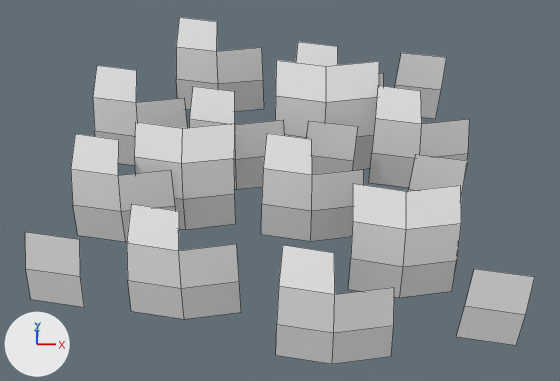
The Blender file scenes/levels/assets/grass/src/grass_2.blend, before and after one commit.
One viewpoint serves both versions: a camera (50 mm lens) standing at (0.13, -2.45, 2.69) and looking at (0.08, -0.02, 0.12). The axes (+X, +Y, +Z) are drawn at lower left. The lights are the same throughout. Mesh edges are drawn as thin lines.

The older version as bpy lines, for what is in view:
```python
me_grass2mesh = bpy.data.meshes.new('Grass2Mesh')
me_grass2mesh.from_pydata(...)  # 176 vertices, 78 faces; spans x -0.97..1.07, y -0.83..0.93, z -0.05..0.41
me_grass2mesh.materials.append(mat_grass)  # its picture is missing
ob_grass2mesh = bpy.data.objects.new('Grass2Mesh', me_grass2mesh)
ob_grass2mesh.location = (0.0, 0.0, 0.0)
```
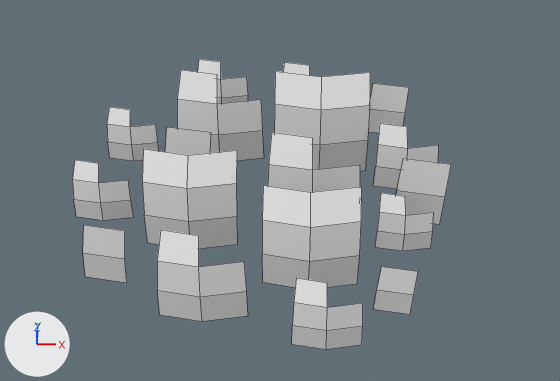
Changed parts and their boxes [x1, y1, x2, y2] in the pictures (560 x 381 px; the box of a moved part takes in the faces that stretch with it):
'Grass2Mesh', reshaped (26% narrower, 16% shorter): before [25, 17, 535, 364]; after [72, 59, 451, 349]
part 1 of me_grass2mesh, moved or reshaped: before [189, 86, 284, 189]; after [177, 70, 264, 161]
part 2 of me_grass2mesh, moved or reshaped: before [93, 65, 187, 165]; after [107, 107, 159, 161]
part 3 of me_grass2mesh, moved or reshaped: before [275, 60, 379, 170]; after [274, 71, 370, 171]
part 4 of me_grass2mesh, moved or reshaped: before [296, 42, 384, 86]; after [283, 62, 310, 75]
part 5 of me_grass2mesh, moved or reshaped: before [176, 17, 264, 111]; after [198, 59, 248, 104]
part 6 of me_grass2mesh, moved or reshaped: before [276, 245, 394, 364]; after [292, 278, 363, 349]
part 7 of me_grass2mesh, moved or reshaped: before [127, 204, 241, 319]; after [157, 230, 248, 321]
part 8 of me_grass2mesh, moved or reshaped (not visible before): after [375, 193, 434, 251]
part 9 of me_grass2mesh, moved or reshaped: before [71, 134, 176, 242]; after [72, 160, 133, 220]
part 10 of me_grass2mesh, moved or reshaped: before [369, 85, 470, 188]; after [373, 123, 439, 189]
part 11 of me_grass2mesh, moved or reshaped: before [261, 133, 364, 241]; after [268, 132, 360, 192]
part 12 of me_grass2mesh, moved or reshaped: before [306, 121, 358, 175]; after [165, 127, 211, 155]
part 13 of me_grass2mesh, moved or reshaped: before [395, 53, 447, 119]; after [369, 83, 409, 133]
part 14 of me_grass2mesh, moved or reshaped: before [408, 155, 468, 196]; after [396, 158, 451, 224]
part 15 of me_grass2mesh, moved or reshaped: before [456, 269, 535, 345]; after [373, 267, 418, 314]
part 16 of me_grass2mesh, moved or reshaped: before [25, 232, 84, 307]; after [83, 225, 127, 283]
part 17 of me_grass2mesh, moved or reshaped: before [134, 122, 236, 230]; after [142, 149, 238, 249]
part 18 of me_grass2mesh, moved or reshaped: before [349, 184, 461, 298]; after [262, 185, 362, 287]

Diff of the bpy script that builds the scene:
```diff
--- a/scenes/levels/assets/grass/src/grass_2.blend.py
+++ b/scenes/levels/assets/grass/src/grass_2.blend.py
@@ me_grass2mesh @@
 me_grass2mesh.from_pydata(...)  # 176 vertices, 78 faces; spans x -0.97..1.07, y -0.83..0.93, z -0.05..0.41
+# me_grass2mesh part 1: the loose piece of 11 vertices spanning x -0.36..0.1, y 0.11..0.37, z -0.02..0.39 is scaled about its middle by 0.922, then moved by (-0.09, 0.17, -0.01)
+# me_grass2mesh part 2: the loose piece of 11 vertices spanning x -0.83..-0.37, y 0.26..0.52, z -0.02..0.39 is scaled about its middle by 0.546, then moved by (-0.05, -0.02, -0.09)
+# me_grass2mesh part 3: the loose piece of 12 vertices spanning x 0.05..0.54, y 0.25..0.55, z -0.05..0.41 is scaled about the mesh origin by 0.922
+# me_grass2mesh part 4: the loose piece of 11 vertices spanning x 0.13..0.59, y 0.46..0.73, z -0.02..0.39 is scaled about its middle by 0.666, then moved by (-0.14, 0.06, -0.07)
+# me_grass2mesh part 5: the loose piece of 11 vertices spanning x -0.48..-0.02, y 0.66..0.93, z -0.02..0.39 is scaled about its middle by 0.59, then moved by (0.01, -0.07, -0.08)
+# me_grass2mesh part 6: the loose piece of 11 vertices spanning x 0.08..0.54, y -0.83..-0.57, z -0.02..0.39 is scaled about its middle by 0.617, then moved by (-0.03, 0.01, -0.08)
+# me_grass2mesh part 7: the loose piece of 11 vertices spanning x -0.53..-0.07, y -0.64..-0.37, z -0.02..0.39 is scaled about its middle by 0.799, then moved by (0.07, -0.04, -0.04)
+# me_grass2mesh part 8: the loose piece of 11 vertices spanning x 0.46..0.85, y -0.41..-0.19, z -0.03..0.31 is scaled about its middle by 0.654, then moved by (-0.02, 0.12, -0.06)
+# me_grass2mesh part 9: the loose piece of 11 vertices spanning x -0.84..-0.38, y -0.23..0.04, z -0.02..0.39 is scaled about its middle by 0.577, then moved by (-0.13, 0.07, -0.09)
+# me_grass2mesh part 10: the loose piece of 11 vertices spanning x 0.5..0.96, y 0.13..0.4, z -0.02..0.39 is scaled about its middle by 0.651, then moved by (-0.06, -0.06, -0.07)
+# me_grass2mesh part 11: the loose piece of 11 vertices spanning x 0.0..0.46, y -0.21..0.06, z -0.02..0.39 is scaled about its middle by 0.922, then moved by (0.0, 0.05, -0.01)
+# me_grass2mesh part 12: the loose piece of 6 vertices spanning x 0.18..0.43, y 0.11..0.25, z -0.02..0.3 is scaled about its middle by 0.922, then moved by (-0.66, -0.03, -0.01)
+# me_grass2mesh part 13: the loose piece of 6 vertices spanning x 0.65..0.9, y 0.64..0.78, z -0.02..0.3 is scaled about the mesh origin by 0.782
+# me_grass2mesh part 14: the loose piece of 6 vertices spanning x 0.65..0.9, y -0.1..0.03, z -0.02..0.3 is scaled about the mesh origin by 0.922
+# me_grass2mesh part 15: the loose piece of 6 vertices spanning x 0.81..1.07, y -0.73..-0.6, z -0.02..0.3 is scaled about its middle by 0.643, then moved by (-0.38, 0.11, -0.05)
+# me_grass2mesh part 16: the loose piece of 6 vertices spanning x -0.97..-0.71, y -0.59..-0.45, z -0.02..0.3 is scaled about the mesh origin by 0.782
+# me_grass2mesh part 17: the loose piece of 12 vertices spanning x -0.56..-0.12, y -0.15..0.12, z -0.02..0.39 is scaled about its middle by 0.922, then moved by (0.03, -0.13, -0.01)
+# me_grass2mesh part 18: the loose piece of 12 vertices spanning x 0.38..0.82, y -0.51..-0.24, z -0.02..0.39 is scaled about its middle by 0.922, then moved by (-0.39, 0.02, -0.01)
 me_grass2mesh.materials.append(mat_grass)
```
